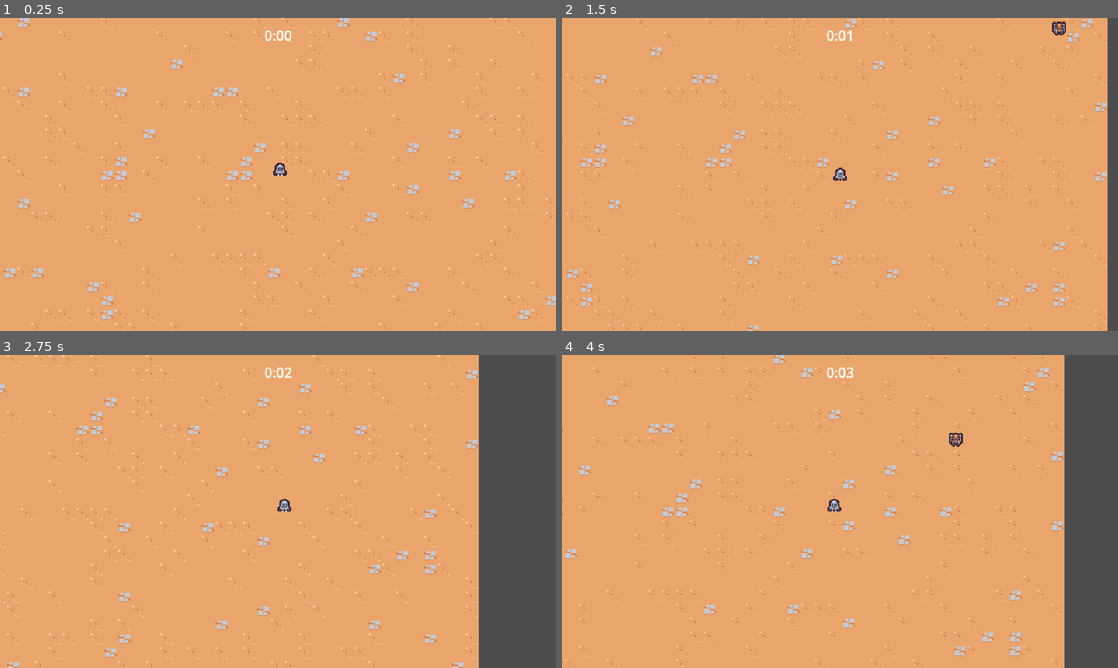
Above: before the commit, frames 1-4 (two rows, left to right).
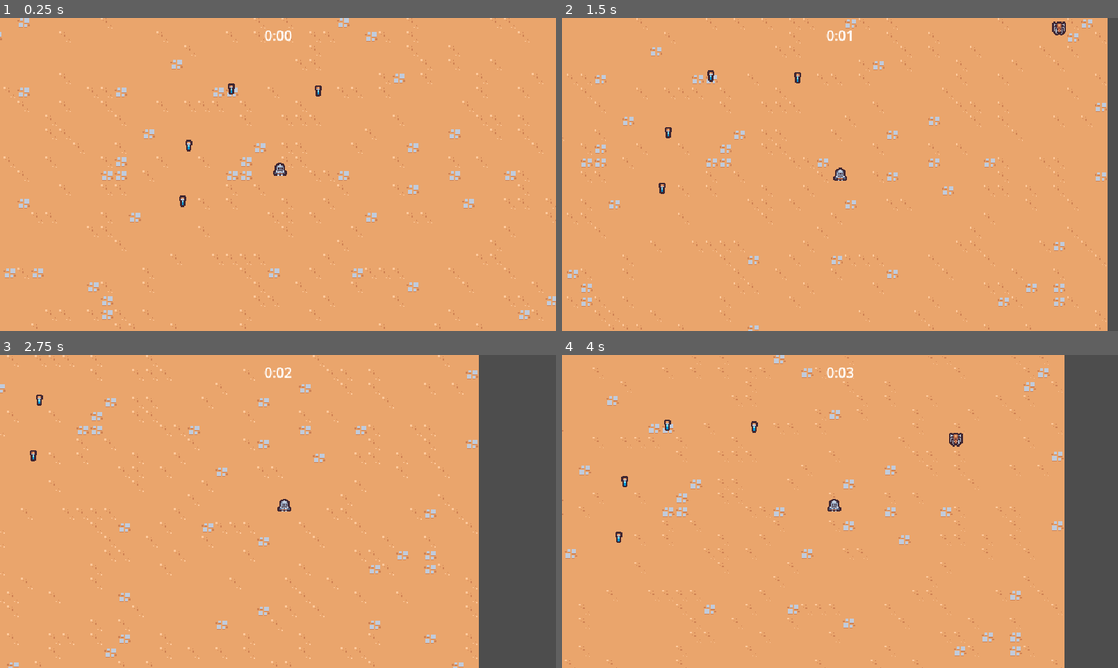
Above: after the commit, the same moments.

Repository: RyanLeB/Shrouded
Game: Godot game, scene res://Scenes/Main/main.tscn
The game is run twice, just before and just after one commit, with the same random seed, the same clock (stepped at 60 frames per second) and the same inputs.
Inputs:
- Up to frame 1 (0.25 s): no input
- Up to frame 2 (1.5 s): hold D (move_right) 0.53-1.28 s; hold S (move_down) from 1.28 s (still down)
- Up to frame 3 (2.75 s): release S (move_down) at 2.03 s; hold D (move_right) from 2.03 s (still down)
- Up to frame 4 (4 s): release D (move_right) at 2.78 s; hold W (move_up) 2.78-3.53 s; hold A (move_left) from 3.53 s (still down)

The runs differ from the first frame. In frame 1, 0.1% of the frame differs, in the area x 32-58%, y 20-61%; in frame 2, 0.1%; in frame 3, less than 0.1%; in frame 4, 0.1%.

Commit message:
Experience items, gameevent created

Diff:
--- a/Scenes/Main/main.tscn
+++ b/Scenes/Main/main.tscn
@@ -1,11 +1,13 @@
-[gd_scene load_steps=7 format=3 uid="uid://bmoswyq76x5p4"]
+[gd_scene load_steps=9 format=3 uid="uid://bmoswyq76x5p4"]
 
-[ext_resource type="PackedScene" uid="uid://blcdlcvxso8ca" path="res://Scenes/game_camera/game_camera.tscn" id="1_ik26k"]
+[ext_resource type="PackedScene" uid="uid://blcdlcvxso8ca" path="res://Scenes/game_object/game_camera/game_camera.tscn" id="1_ik26k"]
 [ext_resource type="PackedScene" uid="uid://bbievodkkjif6" path="res://Scenes/ui/arena_time_ui.tscn" id="1_j4wuk"]
-[ext_resource type="PackedScene" uid="uid://ch8vxxiweatbb" path="res://Scenes/Player/player.tscn" id="1_ovrfb"]
+[ext_resource type="PackedScene" uid="uid://ch8vxxiweatbb" path="res://Scenes/game_object/Player/player.tscn" id="1_ovrfb"]
 [ext_resource type="PackedScene" uid="uid://d4hn1jnv4erob" path="res://Scenes/manager/enemy_manager.tscn" id="1_qrvje"]
 [ext_resource type="TileSet" uid="uid://c5chbiobbfid" path="res://resources/tileset.tres" id="1_sp1k0"]
 [ext_resource type="PackedScene" uid="uid://b4ldv4pnb6pwr" path="res://Scenes/manager/arena_time_manager.tscn" id="2_v8fbd"]
+[ext_resource type="PackedScene" uid="uid://c6lnjj56rq6af" path="res://Scenes/manager/experience_manager.tscn" id="4_ir6hq"]
+[ext_resource type="PackedScene" uid="uid://2qeen4r8hve8" path="res://Scenes/game_object/experience_vial/experience_vial.tscn" id="7_0tvrf"]
 
 [node name="Main" type="Node"]
 
@@ -16,6 +18,8 @@
 
 [node name="EnemyManager" parent="." instance=ExtResource("1_qrvje")]
 
+[node name="ExperienceManager" parent="." instance=ExtResource("4_ir6hq")]
+
 [node name="GameCamera" parent="." instance=ExtResource("1_ik26k")]
 
 [node name="TileMap" type="TileMap" parent="."]
@@ -25,3 +29,15 @@
 
 [node name="Player" parent="." instance=ExtResource("1_ovrfb")]
 position = Vector2(303, 168)
+
+[node name="ExperienceVial" parent="." instance=ExtResource("7_0tvrf")]
+position = Vector2(191, 197)
+
+[node name="ExperienceVial2" parent="." instance=ExtResource("7_0tvrf")]
+position = Vector2(198, 133)
+
+[node name="ExperienceVial3" parent="." instance=ExtResource("7_0tvrf")]
+position = Vector2(247, 68)
+
+[node name="ExperienceVial4" parent="." instance=ExtResource("7_0tvrf")]
+position = Vector2(347, 70)
--- /dev/null
+++ b/Scenes/autoload/game_event.gd
@@ -0,0 +1,8 @@
+extends Node
+
+
+signal experience_vial_collected(number: float)
+
+
+func emit_experience_vial_collected(number: float):
+	experience_vial_collected.emit(number)
--- /dev/null
+++ b/Scenes/autoload/game_event.tscn
@@ -0,0 +1,6 @@
+[gd_scene load_steps=2 format=3 uid="uid://dow8t7elarrns"]
+
+[ext_resource type="Script" path="res://Scenes/autoload/game_event.gd" id="1_lfg1x"]
+
+[node name="GameEvent" type="Node"]
+script = ExtResource("1_lfg1x")
--- a/Scenes/Player/player.tscn
+++ b/Scenes/game_object/Player/player.tscn
@@ -1,8 +1,11 @@
-[gd_scene load_steps=5 format=3 uid="uid://ch8vxxiweatbb"]
+[gd_scene load_steps=6 format=3 uid="uid://ch8vxxiweatbb"]
 
-[ext_resource type="Texture2D" uid="uid://cxfivvca5e14p" path="res://Scenes/Player/Player.png" id="1_8y8ro"]
-[ext_resource type="Script" path="res://Scenes/Player/player.gd" id="1_fabc8"]
+[ext_resource type="Texture2D" uid="uid://cxfivvca5e14p" path="res://Scenes/game_object/Player/Player.png" id="1_8y8ro"]
+[ext_resource type="Script" path="res://Scenes/game_object/Player/player.gd" id="1_fabc8"]
 [ext_resource type="PackedScene" uid="uid://c5og622r3s70n" path="res://Scenes/Ability/sword_ability_controller/sword_ability_controller.tscn" id="2_tyonw"]
+
+[sub_resource type="CircleShape2D" id="CircleShape2D_ip8mj"]
+radius = 32.0
 
 [sub_resource type="CircleShape2D" id="CircleShape2D_hirrf"]
 radius = 5.0
@@ -15,6 +18,14 @@
 
 [node name="SwordAbilityController" parent="AbilityManager" instance=ExtResource("2_tyonw")]
 
+[node name="Area2D" type="Area2D" parent="."]
+position = Vector2(0, -5)
+collision_layer = 16
+collision_mask = 0
+
+[node name="CollisionShape2D" type="CollisionShape2D" parent="Area2D"]
+shape = SubResource("CircleShape2D_ip8mj")
+
 [node name="Sprite2D" type="Sprite2D" parent="."]
 texture = ExtResource("1_8y8ro")
 offset = Vector2(0, -8)
--- a/Scenes/basic_enemy/basic_enemy.tscn
+++ b/Scenes/game_object/basic_enemy/basic_enemy.tscn
@@ -1,7 +1,7 @@
 [gd_scene load_steps=5 format=3 uid="uid://bkcuahjo37wb2"]
 
-[ext_resource type="Script" path="res://Scenes/basic_enemy/basic_enemy.gd" id="1_4rlg5"]
-[ext_resource type="Texture2D" uid="uid://bwr46uv7ehpr5" path="res://Scenes/basic_enemy/basic_enemy.png" id="2_06t44"]
+[ext_resource type="Script" path="res://Scenes/game_object/basic_enemy/basic_enemy.gd" id="1_4rlg5"]
+[ext_resource type="Texture2D" uid="uid://bwr46uv7ehpr5" path="res://Scenes/game_object/basic_enemy/basic_enemy.png" id="2_06t44"]
 
 [sub_resource type="CircleShape2D" id="CircleShape2D_3uvxs"]
 radius = 12.0
--- /dev/null
+++ b/Scenes/game_object/experience_vial/experience_vial.gd
@@ -0,0 +1,11 @@
+extends Node2D
+
+
+
+func _ready():
+	$Area2D.area_entered.connect(on_area_entered)
+
+
+func on_area_entered(other_area: Area2D):
+	GameEvent.emit_experience_vial_collected(1)
+	queue_free()
--- /dev/null
+++ b/Scenes/game_object/experience_vial/experience_vial.tscn
@@ -0,0 +1,20 @@
+[gd_scene load_steps=4 format=3 uid="uid://2qeen4r8hve8"]
+
+[ext_resource type="Script" path="res://Scenes/game_object/experience_vial/experience_vial.gd" id="1_qdrgl"]
+[ext_resource type="Texture2D" uid="uid://dbthksbqgtofr" path="res://Scenes/game_object/experience_vial/experience_vial.png" id="2_jb6ao"]
+
+[sub_resource type="CircleShape2D" id="CircleShape2D_2w47x"]
+radius = 16.0
+
+[node name="ExperienceVial" type="Node2D"]
+script = ExtResource("1_qdrgl")
+
+[node name="Area2D" type="Area2D" parent="."]
+collision_layer = 0
+collision_mask = 16
+
+[node name="CollisionShape2D" type="CollisionShape2D" parent="Area2D"]
+shape = SubResource("CircleShape2D_2w47x")
+
+[node name="Sprite2D" type="Sprite2D" parent="."]
+texture = ExtResource("2_jb6ao")
--- a/Scenes/game_camera/game_camera.tscn
+++ b/Scenes/game_object/game_camera/game_camera.tscn
@@ -1,6 +1,6 @@
 [gd_scene load_steps=2 format=3 uid="uid://blcdlcvxso8ca"]
 
-[ext_resource type="Script" path="res://Scenes/game_camera/game_camera.gd" id="1_65024"]
+[ext_resource type="Script" path="res://Scenes/game_object/game_camera/game_camera.gd" id="1_65024"]
 
 [node name="GameCamera" type="Camera2D"]
 script = ExtResource("1_65024")
--- a/Scenes/manager/enemy_manager.tscn
+++ b/Scenes/manager/enemy_manager.tscn
@@ -1,7 +1,7 @@
 [gd_scene load_steps=3 format=3 uid="uid://d4hn1jnv4erob"]
 
 [ext_resource type="Script" path="res://Scenes/manager/enemy_manager.gd" id="1_rhk2d"]
-[ext_resource type="PackedScene" uid="uid://bkcuahjo37wb2" path="res://Scenes/basic_enemy/basic_enemy.tscn" id="2_518cc"]
+[ext_resource type="PackedScene" uid="uid://bkcuahjo37wb2" path="res://Scenes/game_object/basic_enemy/basic_enemy.tscn" id="2_518cc"]
 
 [node name="EnemyManager" type="Node"]
 script = ExtResource("1_rhk2d")
--- /dev/null
+++ b/Scenes/manager/experience_manager.gd
@@ -0,0 +1,15 @@
+extends Node
+
+var current_experience = 0
+
+func _ready():
+	GameEvent.experience_vial_collected.connect(on_experience_vial_collected)
+
+
+func increment_experience(number: float):
+	current_experience += number
+	print(current_experience)
+
+
+func on_experience_vial_collected(number: float):
+	increment_experience(number)
--- /dev/null
+++ b/Scenes/manager/experience_manager.tscn
@@ -0,0 +1,6 @@
+[gd_scene load_steps=2 format=3 uid="uid://c6lnjj56rq6af"]
+
+[ext_resource type="Script" path="res://Scenes/manager/experience_manager.gd" id="1_oadju"]
+
+[node name="ExperienceManager" type="Node"]
+script = ExtResource("1_oadju")
--- a/project.godot
+++ b/project.godot
@@ -14,6 +14,10 @@
 run/main_scene="res://Scenes/Main/main.tscn"
 config/features=PackedStringArray("4.2", "Forward Plus")
 config/icon="res://icon.svg"
+
+[autoload]
+
+GameEvent="*res://Scenes/autoload/game_event.tscn"
 
 [debug]
 
@@ -64,6 +68,7 @@
 2d_physics/layer_2="Player"
 2d_physics/layer_3="Enemy"
 2d_physics/layer_4="EnemyCollision"
+2d_physics/layer_5="PlayerPickup"
 
 [rendering]
 
Renamed: Scenes/Player/Player.png -> Scenes/game_object/Player/Player.png
Not shown, changed: Scenes/game_object/Player/Player.png.import
Renamed: Scenes/Player/player.gd -> Scenes/game_object/Player/player.gd
Renamed: Scenes/basic_enemy/basic_enemy.gd -> Scenes/game_object/basic_enemy/basic_enemy.gd
Renamed: Scenes/basic_enemy/basic_enemy.png -> Scenes/game_object/basic_enemy/basic_enemy.png
Not shown, added: Scenes/game_object/basic_enemy/basic_enemy.png.import
Binary file added: Scenes/game_object/experience_vial/experience_vial.png
Not shown, changed: Scenes/game_object/experience_vial/experience_vial.png.import
Renamed: Scenes/game_camera/game_camera.gd -> Scenes/game_object/game_camera/game_camera.gd
